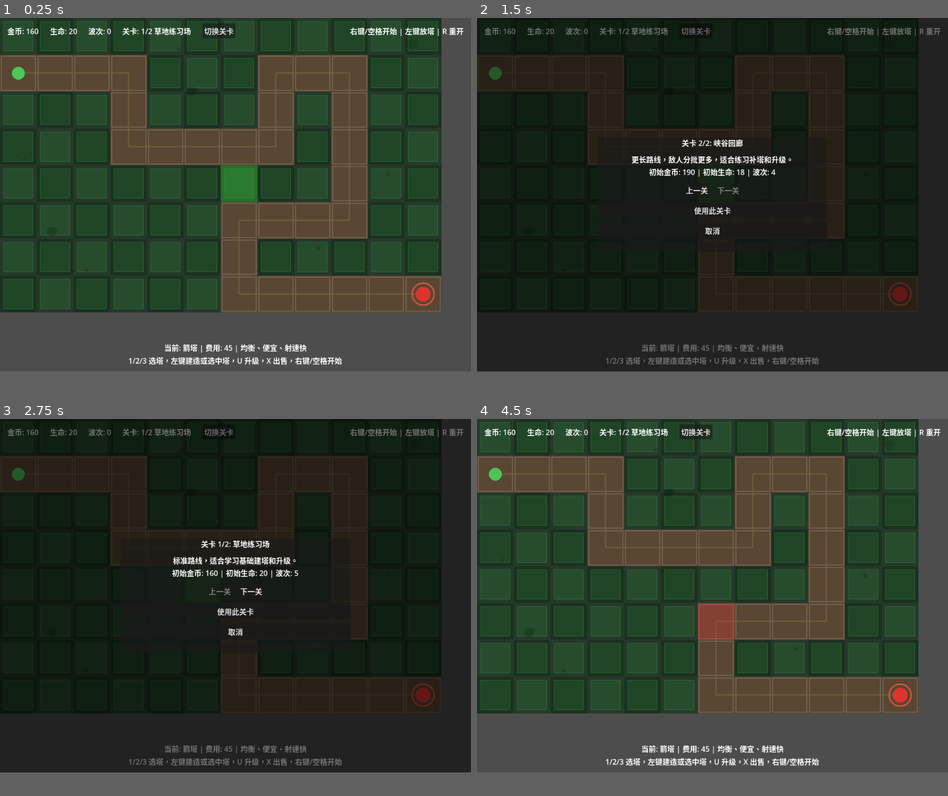
Above: before the commit, frames 1-4 (two rows, left to right).
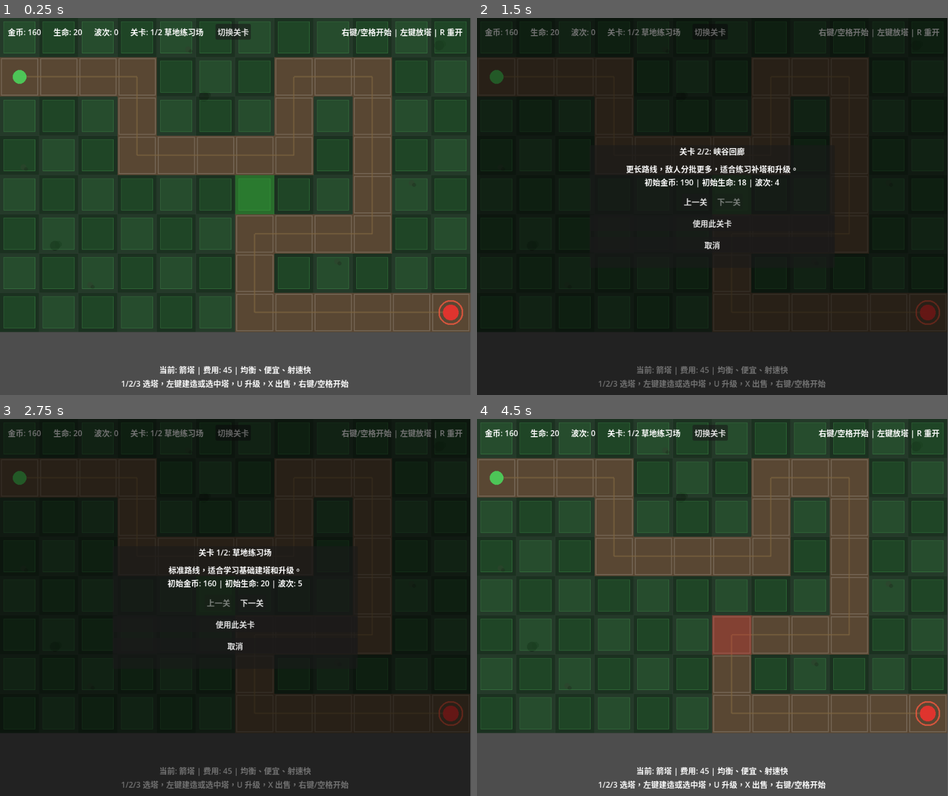
Above: after the commit, the same moments.

Repository: liang04/TowerDefense
Game: Godot game, scene res://scenes/main.tscn
Two runs of this game, one before a commit and one after it. Both use one fixed random seed, a clock stepped at 60 frames per second and the inputs below.
Inputs:
- Up to frame 1 (0.25 s): no input
- Up to frame 2 (1.5 s): click "切换关卡" at 0.5 s; click "下一关" at 1.25 s
- Up to frame 3 (2.75 s): click "上一关" at 2 s
- Up to frame 4 (4.5 s): click "使用此关卡" at 2.75 s; click "切换关卡" at 3.5 s; click "取消" at 4.25 s
In our replay, the window is 800x600 before the commit and 799x640 after it. These sizes can differ from the game's own. Grey fills any space a smaller window leaves; there, only what the larger window draws over its background counts as a difference.

The runs differ from the first frame. In frame 1, 33% of the frame differs, in the area x 0-100%, y 0-99%; in frame 2, 9.3%; in frame 3, 9.2%; in frame 4, 33%.

Commit message:
Match viewport width to map

Diff:
--- a/project.godot
+++ b/project.godot
@@ -24,7 +24,7 @@
 
 [display]
 
-window/size/viewport_width=1024
+window/size/viewport_width=960
 window/size/viewport_height=768
 
 [rendering]
